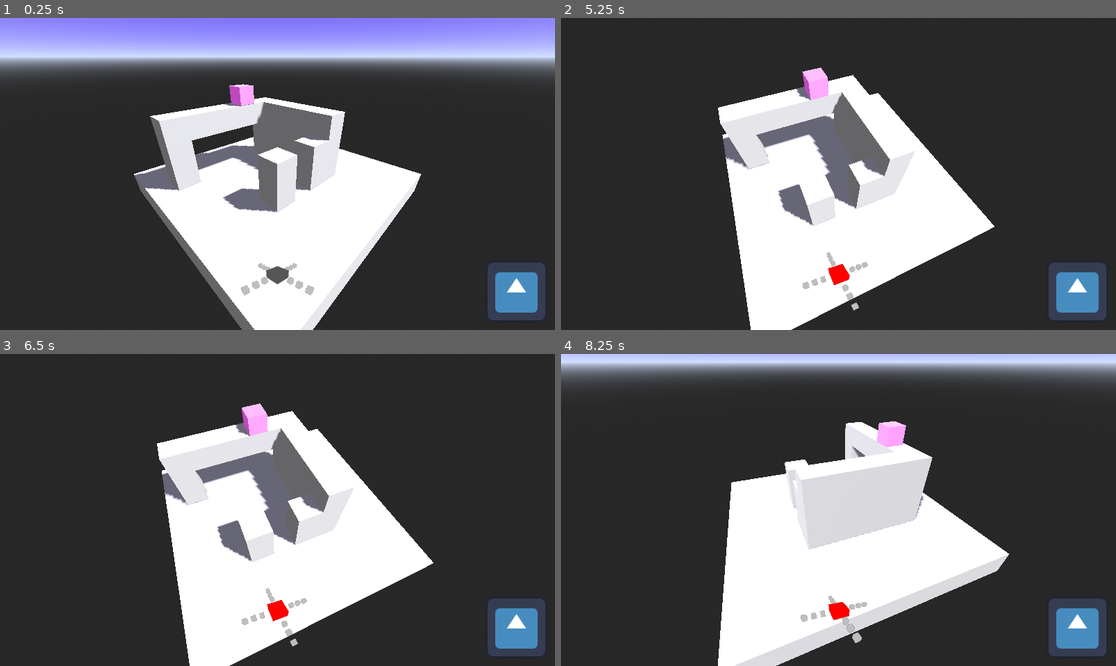
Above: before the commit, frames 1-4 (two rows, left to right).
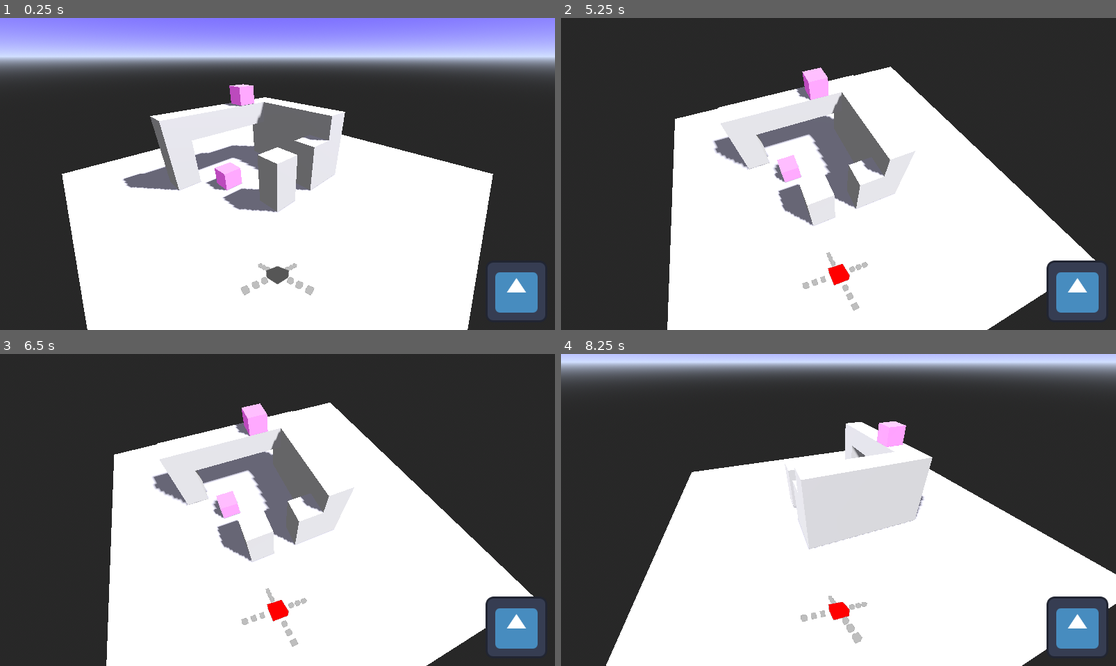
Above: after the commit, the same moments.

Repository: blondeman/desert-adventure-puzzle
Game: Godot game, scene res://scenes/test.tscn
Same seed, same stepped clock (60 frames per second), same inputs: the game is played once before the commit and once after it. The engine's default icon, where the game draws it, is replaced by a stand-in: a white triangle on a blue panel in a dark square.
Inputs (mouse positions are in pixels of both pictures, inside the frame that each line leads up to):
- Up to frame 1 (0.25 s): no input
- Up to frame 2 (5.25 s): click (1077, 292) at 0.5 s; click (1077, 292) at 1.25 s; click (1077, 292) at 2 s; tap Enter at 2.75, 4.25 s; drag from (838, 273) to (894, 105) at 2.77 s; tap Space at 3.5, 5 s; drag from (727, 189) to (810, 236) at 3.52 s; move the mouse to (894, 105) at 4.27 s; hold Right mouse button (camera_drag) 4.28-5.03 s; click (894, 105) at 4.42 s; move the mouse to (832, 180) at 5.02 s; click (832, 180) at 5.1 s
- Up to frame 3 (6.5 s): tap Enter at 5.75 s; move the mouse to (444, 556) at 5.77 s; hold Right mouse button (camera_drag) from 5.78 s (still down); click (444, 556) at 5.92 s
- Up to frame 4 (8.25 s): tap Space at 6.5 s; move the mouse to (794, 506) at 6.52 s; release Right mouse button (camera_drag) at 6.53 s; click (794, 506) at 6.6 s; move the mouse to (866, 510) at 7.27 s; hold Right mouse button (camera_drag) 7.28-8.03 s; click (866, 510) at 7.42 s; move the mouse to (816, 503) at 8.02 s; click (816, 503) at 8.1 s

The runs differ from the first frame. In frame 1, 23% of the frame differs, in the area x 11-89%, y 34-100%; in frame 2, 22%; in frame 3, 22%; in frame 4, 24%, in the area x 8-100%, y 30-100%.

Commit message:
object trajectory pointers

Diff:
--- a/scenes/object.tscn
+++ b/scenes/object.tscn
@@ -1,6 +1,7 @@
 [gd_scene format=3 uid="uid://c4defcex3jpy"]
 
 [ext_resource type="Script" uid="uid://p8j702cadyxp" path="res://scripts/SlidingObject.gd" id="1_pkda2"]
+[ext_resource type="PackedScene" uid="uid://cqo3q7ph3051m" path="res://scenes/object_pointer.tscn" id="2_cbfvs"]
 
 [sub_resource type="PhysicsMaterial" id="PhysicsMaterial_pkda2"]
 friction = 0.0
@@ -14,17 +15,24 @@
 [sub_resource type="StandardMaterial3D" id="StandardMaterial3D_egkf8"]
 albedo_color = Color(1, 0.4, 1, 1)
 
-[node name="object" type="RigidBody3D" unique_id=1619628622 node_paths=PackedStringArray("mesh")]
+[node name="object" type="RigidBody3D" unique_id=1619628622 node_paths=PackedStringArray("visuals", "pointer_parent")]
 axis_lock_angular_x = true
 axis_lock_angular_y = true
 axis_lock_angular_z = true
 physics_material_override = SubResource("PhysicsMaterial_pkda2")
 script = ExtResource("1_pkda2")
-mesh = NodePath("MeshInstance3D")
+visuals = NodePath("visuals")
+pointer_parent = NodePath("visuals/pointers")
+pointer = ExtResource("2_cbfvs")
 
 [node name="CollisionShape3D" type="CollisionShape3D" parent="." unique_id=582251586]
 shape = SubResource("BoxShape3D_pkda2")
 
-[node name="MeshInstance3D" type="MeshInstance3D" parent="." unique_id=1738237201]
+[node name="visuals" type="Node3D" parent="." unique_id=219144211]
+
+[node name="MeshInstance3D" type="MeshInstance3D" parent="visuals" unique_id=1738237201]
 mesh = SubResource("BoxMesh_egkf8")
+skeleton = NodePath("../..")
 surface_material_override/0 = SubResource("StandardMaterial3D_egkf8")
+
+[node name="pointers" type="Node3D" parent="visuals" unique_id=550261139]
--- /dev/null
+++ b/scenes/object_pointer.tscn
@@ -0,0 +1,16 @@
+[gd_scene format=3 uid="uid://cqo3q7ph3051m"]
+
+[sub_resource type="CylinderMesh" id="CylinderMesh_pkda2"]
+top_radius = 0.0
+bottom_radius = 0.2
+height = 0.4
+radial_segments = 8
+
+[sub_resource type="StandardMaterial3D" id="StandardMaterial3D_cbfvs"]
+transparency = 1
+albedo_color = Color(1, 1, 0, 0.3529412)
+
+[node name="pointer" type="MeshInstance3D" unique_id=2093692952]
+transform = Transform3D(1, 0, 0, 0, -4.371139e-08, -1, 0, 1, -4.371139e-08, 0, 0, 0)
+mesh = SubResource("CylinderMesh_pkda2")
+surface_material_override/0 = SubResource("StandardMaterial3D_cbfvs")
--- a/scenes/test.tscn
+++ b/scenes/test.tscn
@@ -8,10 +8,10 @@
 [ext_resource type="Script" uid="uid://klwh1dvuqt14" path="res://scripts/PhysicsManager.gd" id="4_lpvoh"]
 
 [sub_resource type="BoxShape3D" id="BoxShape3D_mf4mk"]
-size = Vector3(10, 1, 10)
+size = Vector3(15, 1, 15)
 
 [sub_resource type="BoxMesh" id="BoxMesh_37kl0"]
-size = Vector3(10, 1, 10)
+size = Vector3(15, 1, 15)
 
 [sub_resource type="BoxShape3D" id="BoxShape3D_8uh7m"]
 size = Vector3(1, 2, 1)
@@ -58,6 +58,9 @@
 
 [node name="object" parent="rotation_objects/objects" unique_id=1949033308 instance=ExtResource("4_74lek")]
 transform = Transform3D(1, 0, 0, 0, 1, 0, 0, 0, 1, 2.4066634, 3.6988263, 0)
+
+[node name="object2" parent="rotation_objects/objects" unique_id=1619628622 instance=ExtResource("4_74lek")]
+transform = Transform3D(1, 0, 0, 0, 1, 0, 0, 0, 1, 0.949255, 0.62957335, -2.140192)
 
 [node name="map" type="Node3D" parent="rotation_objects" unique_id=285492333]
 
@@ -118,4 +121,5 @@
 [node name="visual_layer" type="Node3D" parent="." unique_id=1960257428]
 
 [connection signal="preview_rotation" from="turn_manager" to="map_rotator" method="_on_turn_manager_preview_rotation"]
+[connection signal="preview_rotation" from="turn_manager" to="rotation_objects/objects" method="display_pointers"]
 [connection signal="state_changed_character_move" from="turn_manager" to="rotation_objects/objects" method="move"]
--- a/scripts/ObjectManager.gd
+++ b/scripts/ObjectManager.gd
@@ -14,3 +14,9 @@
 	var move_direction = direction / angle_to_direction_multiplier
 	for object in objects:
 		object.move(move_direction)
+
+
+func display_pointers(direction: Vector2):
+	var move_direction = direction / angle_to_direction_multiplier
+	for object in objects:
+		object.display_pointers(move_direction)
--- a/scripts/PhysicsManager.gd
+++ b/scripts/PhysicsManager.gd
@@ -19,7 +19,7 @@
 
 func split_objects():
 	for object in object_manager.objects:
-		var mesh = object.find_children("*", "MeshInstance3D", true, false)[0]
+		var mesh = object.visuals
 		var global_pos = mesh.global_position
 		var global_rot = mesh.global_rotation
 		mesh.get_parent().remove_child(mesh)
@@ -30,8 +30,8 @@
 func _process(delta: float) -> void:
 	for object in object_manager.objects:
 		var visual_space = collision_to_visual_space(object.global_position, object.global_rotation)
-		object.mesh.global_position = visual_space.position
-		object.mesh.global_rotation = visual_space.rotation
+		object.visuals.global_position = visual_space.position
+		object.visuals.global_rotation = visual_space.rotation
 
 func collision_to_visual_space(pos: Vector3, rot: Vector3) -> Dictionary:
 	var local_pos = map.to_local(pos)
--- a/scripts/SlidingObject.gd
+++ b/scripts/SlidingObject.gd
@@ -5,12 +5,15 @@
 const STOP_THRESHOLD = 0.05
 
 var target_position: Vector3 = Vector3.ZERO
-@export var mesh: Node3D
+@export var visuals: Node3D
+@export var pointer_parent: Node3D
+@export var pointer: PackedScene
 
 func _ready() -> void:
 	target_position = position
 
 func move(direction: Vector2):
+	clear_pointers()
 	target_position = global_position + Vector3(direction.x, 0, -direction.y)
 
 func _physics_process(delta: float):
@@ -23,3 +26,20 @@
 		return
 
 	linear_velocity = Vector3(offset.normalized().x * MOVE_SPEED, linear_velocity.y, offset.normalized().z * MOVE_SPEED)
+
+func display_pointers(direction: Vector2):
+	clear_pointers()
+
+	var count: int = roundi(direction.length())
+	var normal: Vector2 = direction.normalized()
+	for c in count:
+		var new_position = normal * (c + 1)
+		var new_pointer: Node3D = pointer.instantiate() as Node3D
+		new_pointer.position = Vector3(new_position.x, 0, -new_position.y)
+		new_pointer.rotation = Vector3(0, atan2(normal.y, normal.x), -PI/2)
+		pointer_parent.add_child(new_pointer)
+
+
+func clear_pointers():
+	for child in pointer_parent.get_children():
+		child.free()
Not shown, added: mouse/albedo.png.import
Not shown, added: mouse/mouse.blend.import
